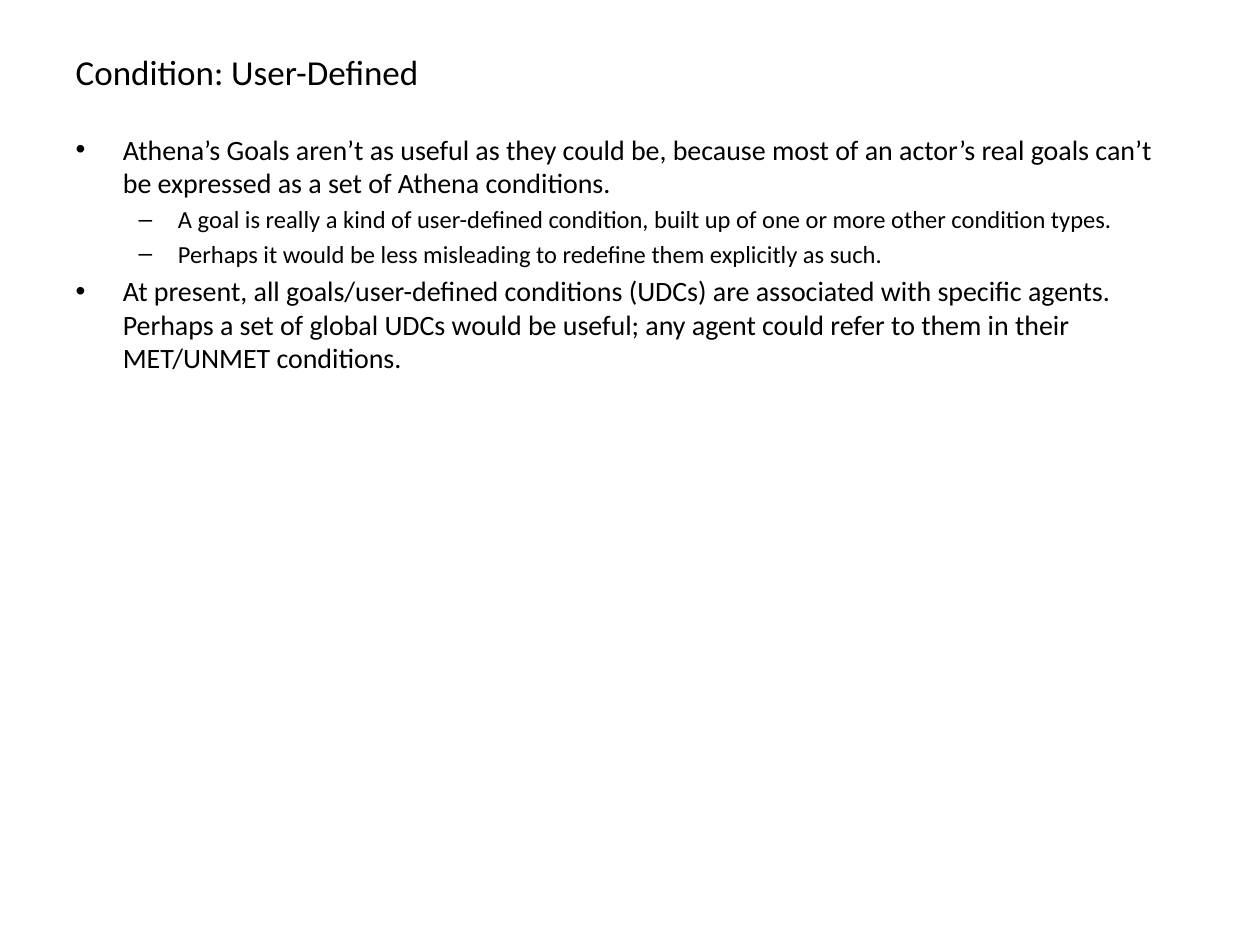
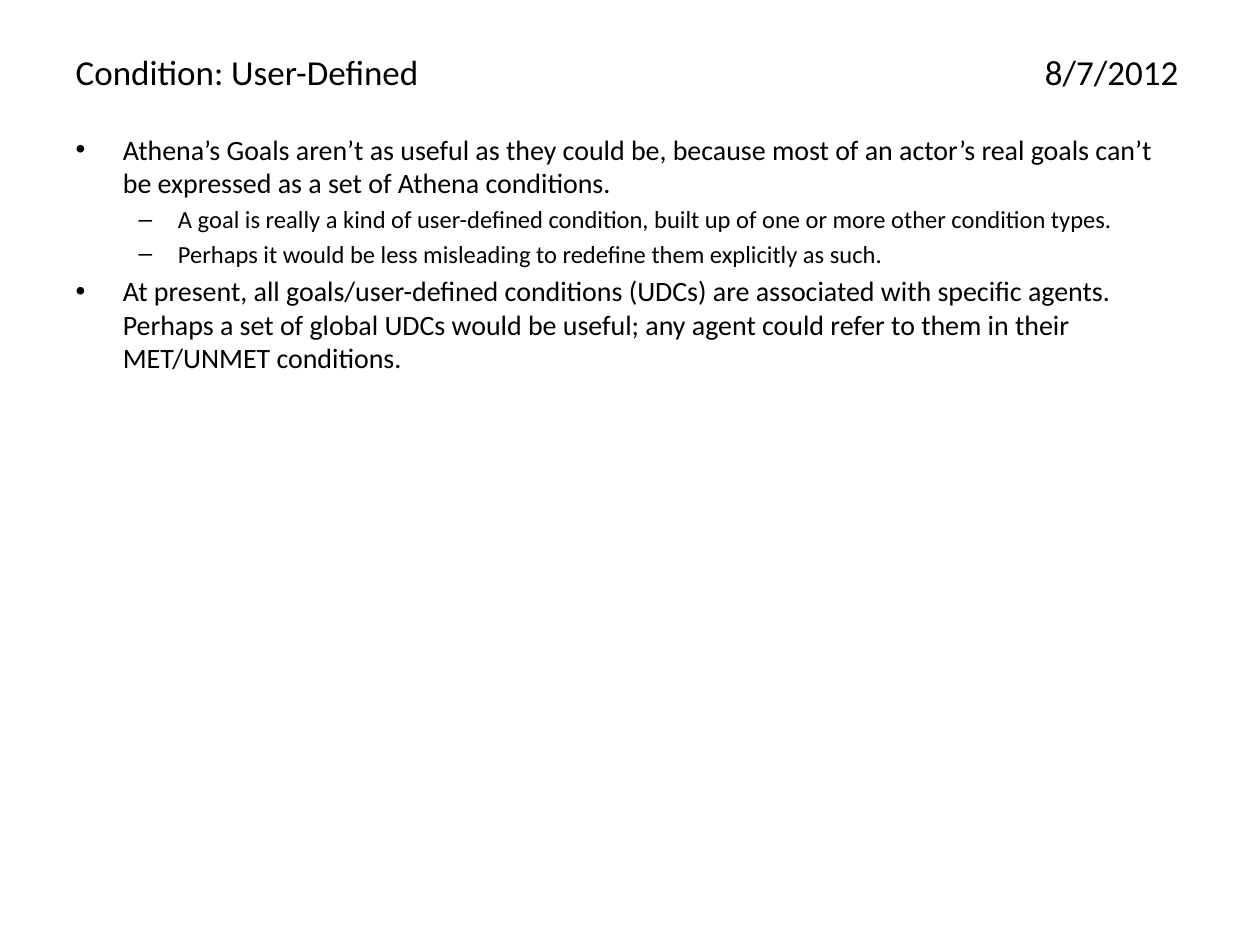
Before and after one commit to AthenaModel/athena-legacy, a slide deck: slide 7 of docs/dev/ideas.pptx (slide 6 before the commit). Drawn at 1260x945 pixels with LibreOffice and Linux fonts; fonts in the diff are those of the drawing. Boxes give left, top, right and bottom in pixels: in the first picture for what was removed or moved away, otherwise in the second. Text is boxed around its words. In the diff, an @@ line names an element or a change of style, - is before the commit and + after.

```diff
--- a/docs/dev/ideas.pptx
+++ b/docs/dev/ideas.pptx
@@ title at bbox=[76, 60, 1178, 87]: text changed @@
-Condition: User-Defined
+Condition: User-Defined 8/7/2012
```
Also in this commit, not shown: 8 other slides changed, 11 slides added.
